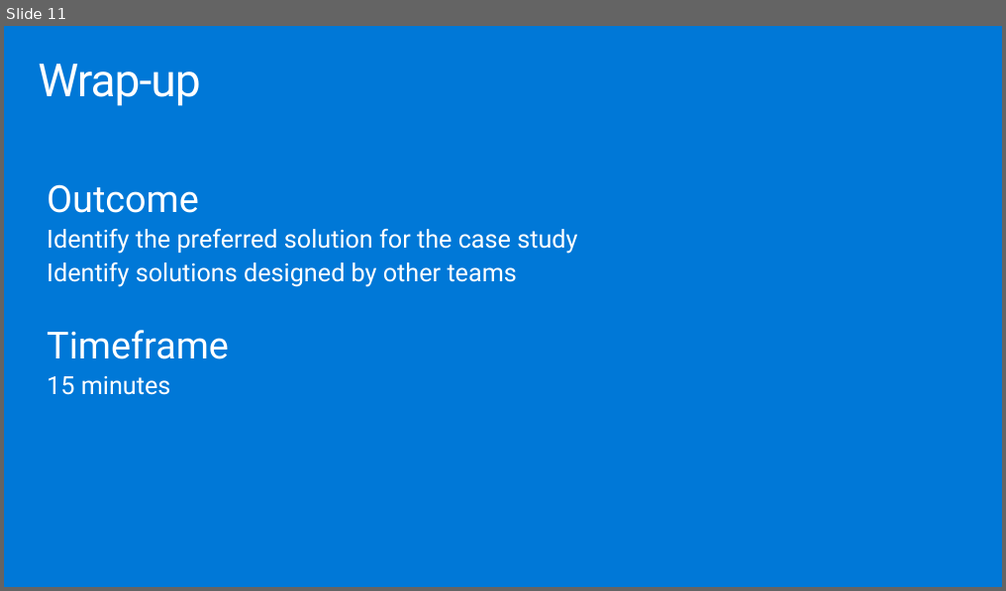
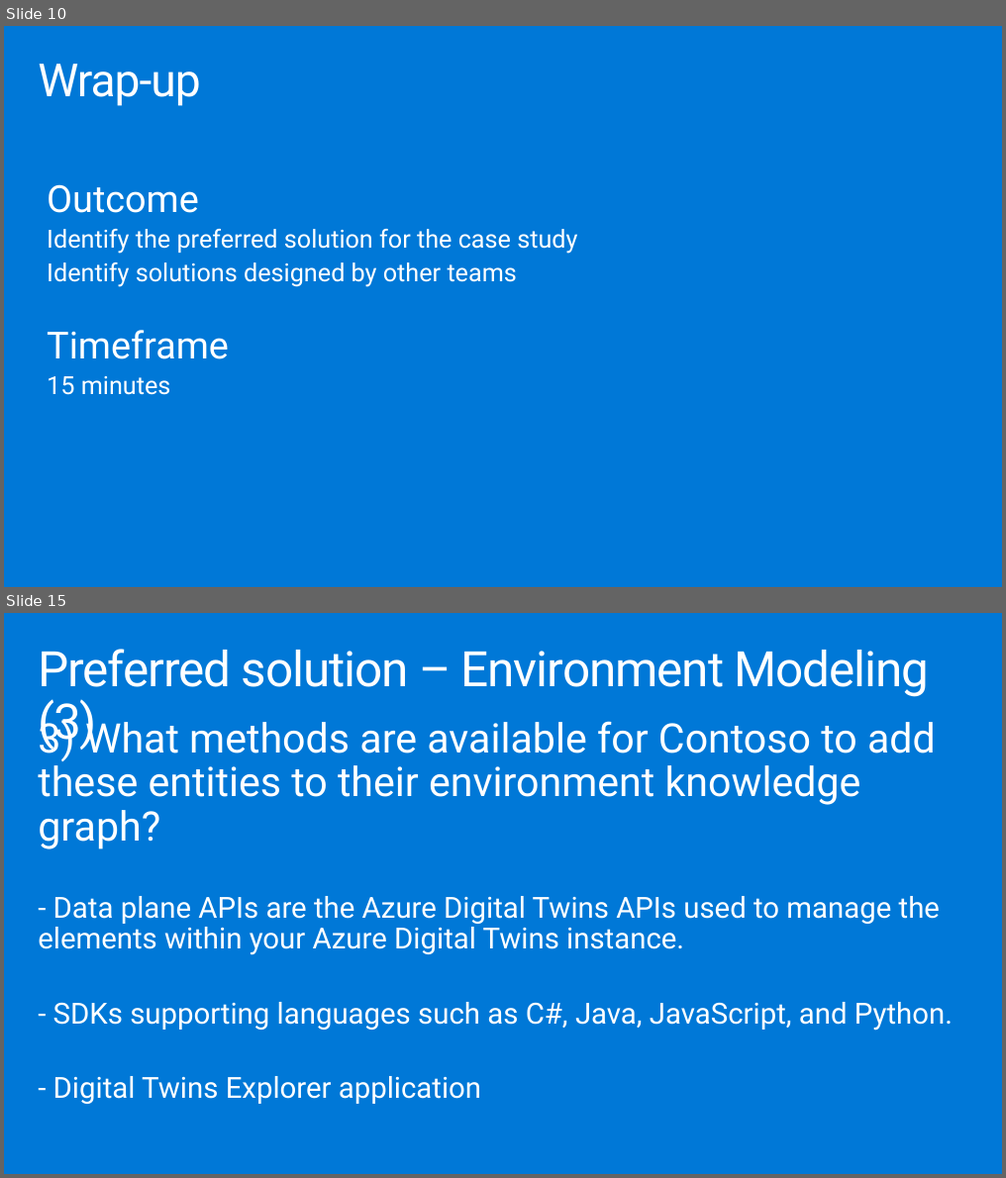
Before and after one commit to solliancenet/microsoft-leveraging-azure-digital-twins-supply-chain, a slide deck: Whiteboard design session/WDS trainer presentation - Leveraging Azure Digital Twins in a supply chain.pptx. Shown one above the other, each under a label of ours: slide 11 before the commit, slides 10 and 15 after it; the slides between them are not shown. The pictures are 1006x591 and 1006x1178 pixels, drawn with LibreOffice and Linux fonts; fonts in the diff are those of the drawing. Boxes give left, top, right and bottom in pixels: in the first picture for what was removed or moved away, otherwise in the second. Text is boxed around its words. In the diff, an @@ line names an element or a change of style, - is before the commit and + after.

```diff
--- a/Whiteboard design session/WDS trainer presentation - Leveraging Azure Digital Twins in a supply chain.pptx
+++ b/Whiteboard design session/WDS trainer presentation - Leveraging Azure Digital Twins in a supply chain.pptx
@@ slide 15 added at [4,613,1002,1174], background #0078D7 @@
@@ title added at [38,649,929,751], 47 pt, text #FFFFFF @@
+Preferred solution – Environment Modeling (3)
@@ text added at [38,715,952,1031], 28 pt, text #FFFFFF @@
+3) What methods are available for Contoso to add these entities to their environment knowledge graph?
+- Data plane APIs are the Azure Digital Twins APIs used to manage the elements within your Azure Digital Twins instance.
+- SDKs supporting languages such as C#, Java, JavaScript, and Python.
+- Digital Twins Explorer application
@@ what was slide 11 is now slide 10 @@
```
Also in this commit, not shown: 1 slide changed, 19 other slides added, 17 slides removed, 1 other file.
